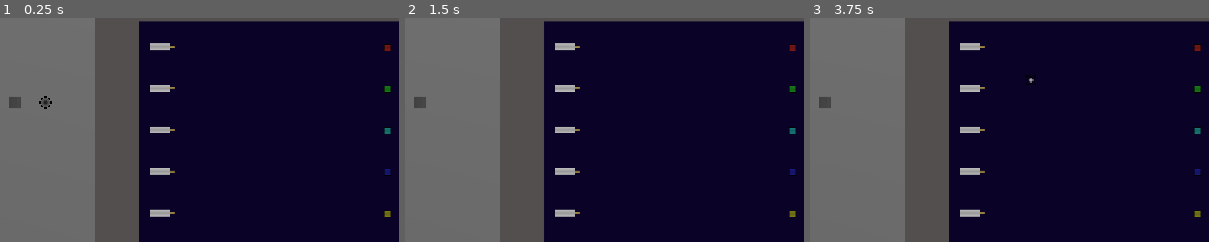
Above: before the commit, frames 1-3 (left to right).
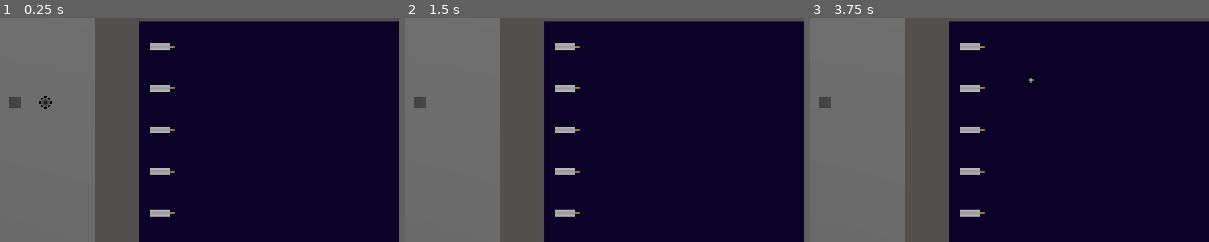
Above: after the commit, the same moments.

Repository: ponosnarassvete/space-shooter
Game: Godot game, scene res://scenes/core_scene_node.tscn
Two runs of this game, one before a commit and one after it. Both use one fixed random seed, a clock stepped at 60 frames per second and the inputs below.
Inputs (mouse positions are % of the whole screen's width and height, from its top left):
- Up to frame 1 (0.25 s): no input
- Up to frame 2 (1.5 s): click (91, 17) at 0.5 s; click (97, 17) at 1.25 s
- Up to frame 3 (3.75 s): click (97, 5) at 2 s; click (91, 5) at 2.75 s; tap Enter at 3.5 s; move the mouse to (72, 45) at 3.52 s; hold D (player_right) from 3.53 s (still down); hold E (player_interact) from 3.53 s (still down); click (72, 45) at 3.67 s
The pictures show only the part of the screen within x 44-94%, y 31-81%; the shares and areas given below are measured in that part.

The runs differ from the first frame. In frame 1, 0.3% of the frame differs, in the area x 96-98%, y 11-89%; in frame 2, 0.3%; in frame 3, 0.3%.

Commit message:
wires are getting energy containers or something

Diff:
--- a/project.godot
+++ b/project.godot
@@ -26,6 +26,10 @@
 window/size/viewport_width=1920
 window/size/viewport_height=1080
 window/size/resizable=false
+
+[global_group]
+
+Juiced="That means the entity is active and could be used"
 
 [input]
 
--- a/scenes/objects/base_rubbish.tscn
+++ b/scenes/objects/base_rubbish.tscn
@@ -1,8 +1,8 @@
 [gd_scene load_steps=4 format=3 uid="uid://cu4m2gm5eoqge"]
 
 [ext_resource type="Texture2D" uid="uid://dl1ihisy42byl" path="res://textures/puzzle/rubbish.png" id="1_e45g1"]
-[ext_resource type="Script" path="res://scripts/environment/puzzles/dragging_2d.gd" id="2_nyihe"]
-[ext_resource type="Script" path="res://scripts/environment/puzzles/clamp_2d.gd" id="3_eiuy8"]
+[ext_resource type="Script" path="res://scripts/environment/puzzles/wires/dragging_2d.gd" id="2_nyihe"]
+[ext_resource type="Script" path="res://scripts/environment/puzzles/wires/clamp_2d.gd" id="3_eiuy8"]
 
 [node name="Base_Rubbish" type="Sprite2D"]
 texture_filter = 2
--- a/scenes/objects/puzzle_test.tscn
+++ b/scenes/objects/puzzle_test.tscn
@@ -4,8 +4,8 @@
 [ext_resource type="PackedScene" uid="uid://cu4m2gm5eoqge" path="res://scenes/objects/base_rubbish.tscn" id="2_iu1fb"]
 [ext_resource type="PackedScene" uid="uid://d0os6vikfl7nt" path="res://scenes/objects/wire.tscn" id="3_un02x"]
 [ext_resource type="Script" path="res://scripts/environment/puzzles/connection_check.gd" id="4_kmqxb"]
-[ext_resource type="Texture2D" uid="uid://co3j3ur8h7lur" path="res://textures/puzzle/wire_target.png" id="4_kxjed"]
-[ext_resource type="Script" path="res://scripts/environment/puzzles/snap_to_target_2d.gd" id="5_tgl8i"]
+[ext_resource type="Script" path="res://scripts/environment/puzzles/wires/snap_to_target_2d.gd" id="5_tgl8i"]
+[ext_resource type="PackedScene" uid="uid://cnquc8dj1us56" path="res://scenes/objects/target.tscn" id="8_a0u4r"]
 
 [node name="Puzzle_Test" type="Node"]
 script = ExtResource("1_ac74t")
@@ -34,56 +34,11 @@
 
 [node name="Connection_Check" type="Node" parent="Wires_and_Targets"]
 script = ExtResource("4_kmqxb")
+target_group_name = "Target"
 object_group_name = "Wire"
-target_group_name = "Target_Wire"
+juiced_group_name = "Juiced"
 
-[node name="Target1" type="Sprite2D" parent="Wires_and_Targets" groups=["Target_Wire"]]
-modulate = Color(0.666667, 0.133333, 0.133333, 1)
-z_index = 2
-texture_filter = 1
-position = Vector2(1758, 408)
-scale = Vector2(0.25, 0.25)
-texture = ExtResource("4_kxjed")
-
-[node name="Target2" type="Sprite2D" parent="Wires_and_Targets" groups=["Target_Wire"]]
-modulate = Color(0.133333, 0.666667, 0.133333, 1)
-z_index = 2
-texture_filter = 1
-position = Vector2(1758, 508)
-scale = Vector2(0.25, 0.25)
-texture = ExtResource("4_kxjed")
-
-[node name="Target3" type="Sprite2D" parent="Wires_and_Targets" groups=["Target_Wire"]]
-modulate = Color(0.133333, 0.666667, 0.666667, 1)
-z_index = 2
-texture_filter = 1
-position = Vector2(1758, 608)
-scale = Vector2(0.25, 0.25)
-texture = ExtResource("4_kxjed")
-
-[node name="Target4" type="Sprite2D" parent="Wires_and_Targets" groups=["Target_Wire"]]
-modulate = Color(0.133333, 0.133333, 0.666667, 1)
-z_index = 2
-texture_filter = 1
-position = Vector2(1758, 708)
-scale = Vector2(0.25, 0.25)
-texture = ExtResource("4_kxjed")
-
-[node name="Target5" type="Sprite2D" parent="Wires_and_Targets" groups=["Target_Wire"]]
-modulate = Color(0.666667, 0.666667, 0.133333, 1)
-z_index = 2
-texture_filter = 1
-position = Vector2(1758, 808)
-scale = Vector2(0.25, 0.25)
-texture = ExtResource("4_kxjed")
-
-[node name="Target6" type="Sprite2D" parent="Wires_and_Targets" groups=["Target_Wire"]]
-modulate = Color(0.666667, 0.133333, 0.666667, 1)
-z_index = 2
-texture_filter = 1
-position = Vector2(1758, 908)
-scale = Vector2(0.25, 0.25)
-texture = ExtResource("4_kxjed")
+[node name="Target6" parent="Wires_and_Targets" instance=ExtResource("8_a0u4r")]
 
 [node name="Wire1" parent="Wires_and_Targets" groups=["Wire"] instance=ExtResource("3_un02x")]
 z_index = 1
--- /dev/null
+++ b/scenes/objects/target.tscn
@@ -0,0 +1,19 @@
+[gd_scene load_steps=4 format=3 uid="uid://cnquc8dj1us56"]
+
+[ext_resource type="Texture2D" uid="uid://co3j3ur8h7lur" path="res://textures/puzzle/wire_target.png" id="1_jkit7"]
+[ext_resource type="Script" path="res://scripts/environment/puzzles/wires/target.gd" id="2_a0sjx"]
+[ext_resource type="Script" path="res://scripts/environment/puzzles/energy_container.gd" id="3_kda1y"]
+
+[node name="Target6" type="Sprite2D" groups=["Target_Wire"]]
+modulate = Color(0.666667, 0.133333, 0.666667, 1)
+z_index = 2
+texture_filter = 1
+position = Vector2(1758, 908)
+scale = Vector2(0.25, 0.25)
+texture = ExtResource("1_jkit7")
+script = ExtResource("2_a0sjx")
+
+[node name="Energy_Container" type="Node" parent="."]
+script = ExtResource("3_kda1y")
+
+[connection signal="juiced" from="." to="Energy_Container" method="_set_energy"]
--- a/scenes/objects/wire.tscn
+++ b/scenes/objects/wire.tscn
@@ -1,8 +1,9 @@
-[gd_scene load_steps=4 format=3 uid="uid://d0os6vikfl7nt"]
+[gd_scene load_steps=5 format=3 uid="uid://d0os6vikfl7nt"]
 
 [ext_resource type="Texture2D" uid="uid://b7hs8oabdsa00" path="res://textures/puzzle/wire_end.png" id="1_e8jxw"]
-[ext_resource type="Script" path="res://scripts/environment/puzzles/dragging_2d.gd" id="2_e24ae"]
-[ext_resource type="Script" path="res://scripts/environment/puzzles/clamp_2d.gd" id="3_l43b7"]
+[ext_resource type="Script" path="res://scripts/environment/puzzles/wires/dragging_2d.gd" id="2_e24ae"]
+[ext_resource type="Script" path="res://scripts/environment/puzzles/wires/clamp_2d.gd" id="3_l43b7"]
+[ext_resource type="Script" path="res://scripts/environment/puzzles/energy_container.gd" id="4_xu6ar"]
 
 [node name="Wire" type="Sprite2D"]
 texture = ExtResource("1_e8jxw")
@@ -15,4 +16,7 @@
 script = ExtResource("3_l43b7")
 object = NodePath("..")
 
+[node name="Energy_Container" type="Node" parent="."]
+script = ExtResource("4_xu6ar")
+
 [connection signal="picked" from="Dragging_2D" to="Clamp_2D" method="_picked"]
--- a/scripts/environment/puzzles/connection_check.gd
+++ b/scripts/environment/puzzles/connection_check.gd
@@ -1,10 +1,24 @@
 extends Node
 
+@export var target_group_name: String = ""
 @export var object_group_name: String = ""
-@export var target_group_name: String = ""
+@export var juiced_group_name: String = ""
+
+var wire_target_map = {}
+var wire_connected = {}  # To keep track of connected wires
+
+func _ready():
+	for child in get_tree().get_nodes_in_group(object_group_name):
+		if child.name.begins_with("Wire"):
+			var wire_id = child.name.replace("Wire", "")
+			var target_node = get_parent().get_node("Target" + wire_id)
+			if target_node:
+				wire_target_map[child] = target_node.position  # Map wire to its target position
+				wire_connected[child] = false  # Initially mark all wires as not connected
 
 func _process(delta: float) -> void:
 	pass
 
 func _on_connected(object: Node2D, target: Node2D) -> void:
-	pass
+	if object.is_in_group(juiced_group_name):
+		target.add_to_group(juiced_group_name)
--- /dev/null
+++ b/scripts/environment/puzzles/energy_container.gd
@@ -0,0 +1,10 @@
+class_name Energy_Container
+extends Node
+
+var energy_par: Energy_Parameters
+
+func _get_energy():
+	return energy_par
+
+func _set_energy(new_energy: Energy_Parameters):
+	energy_par = new_energy
--- /dev/null
+++ b/scripts/environment/puzzles/wires/energy_parameters.gd
@@ -0,0 +1,5 @@
+class_name Energy_Parameters
+extends Resource
+
+var amount: int = 10
+var compatibility: bool = true
--- /dev/null
+++ b/scripts/environment/puzzles/wires/target.gd
@@ -0,0 +1,3 @@
+extends Sprite2D
+
+signal juiced
Renamed: scripts/environment/puzzles/clamp_2d.gd -> scripts/environment/puzzles/wires/clamp_2d.gd
Renamed: scripts/environment/puzzles/dragging_2d.gd -> scripts/environment/puzzles/wires/dragging_2d.gd
Renamed: scripts/environment/puzzles/snap_to_target_2d.gd -> scripts/environment/puzzles/wires/snap_to_target_2d.gd
